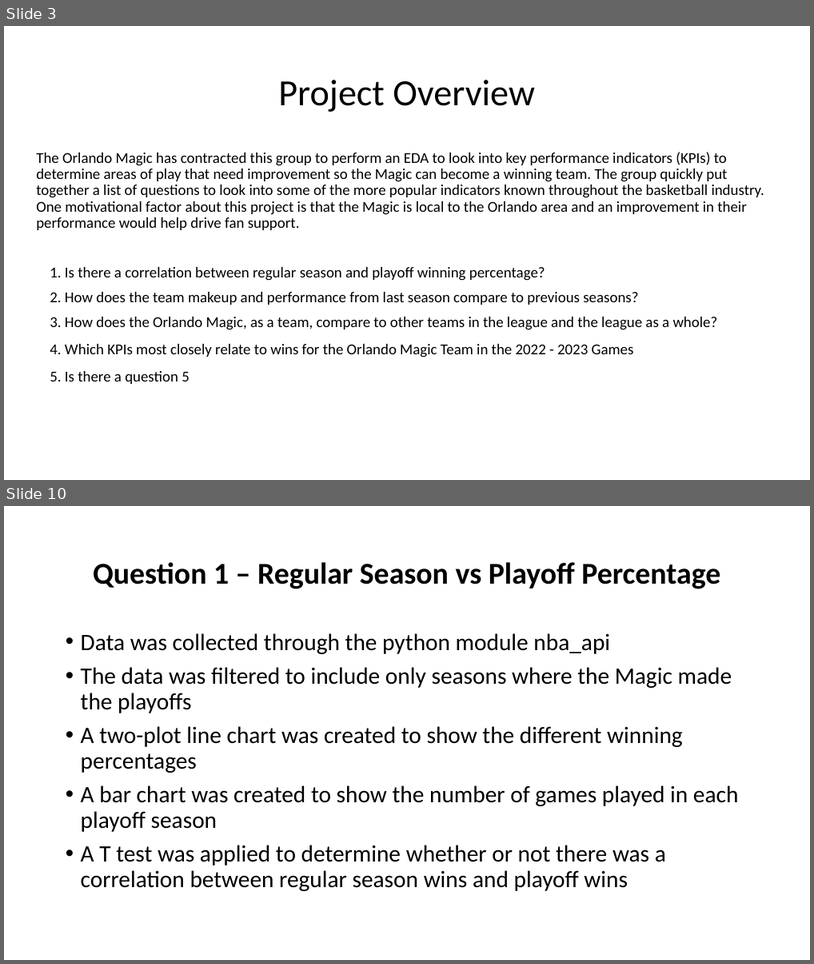
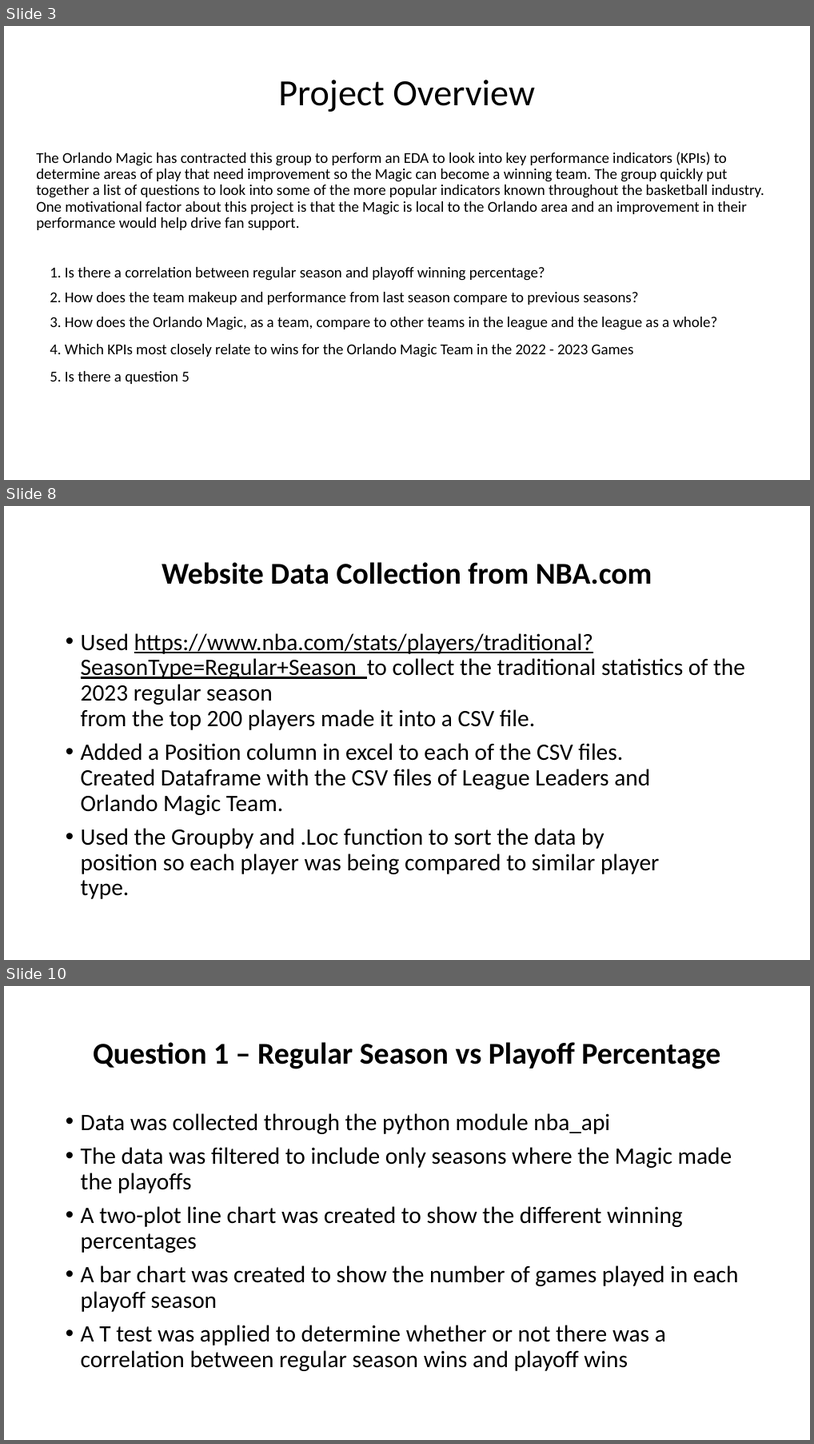
Before and after one commit to CandaceDoesData/Group_Project_1, a slide deck: NBA.pptx. Shown one above the other, each under a label of ours: slides 3 and 10 before the commit, slides 3, 8 and 10 after it; the slides between them are not shown. The pictures are 814x964 and 814x1444 pixels, drawn with LibreOffice and Linux fonts; fonts in the diff are those of the drawing. Boxes give left, top, right and bottom in pixels: in the first picture for what was removed or moved away, otherwise in the second. Text is boxed around its words. In the diff, an @@ line names an element or a change of style, - is before the commit and + after.

```diff
--- a/NBA.pptx
+++ b/NBA.pptx
@@ slide 8 added at (4,506,810,960), background #FFFFFF @@
@@ title added at (162,562,653,584), 36 pt, text #000000, bold @@
+Website Data Collection from NBA.com
@@ text added at (81,633,746,899), 28 pt, text #000000 @@
+• Used https://www.nba.com/stats/players/traditional?SeasonType=Regular+Season to collect the traditional statistics of the 2023 regular season
+  from the top 200 players made it into a CSV file.
+• Added a Position column in excel to each of the CSV files.
+  Created Dataframe with the CSV files of League Leaders and
+  Orlando Magic Team.
+• Used the Groupby and .Loc function to sort the data by
+  position so each player was being compared to similar player
+  type.
```
Also in this commit, not shown: 9 slides changed, 16 other slides added, 5 slides removed, 1 other file.
